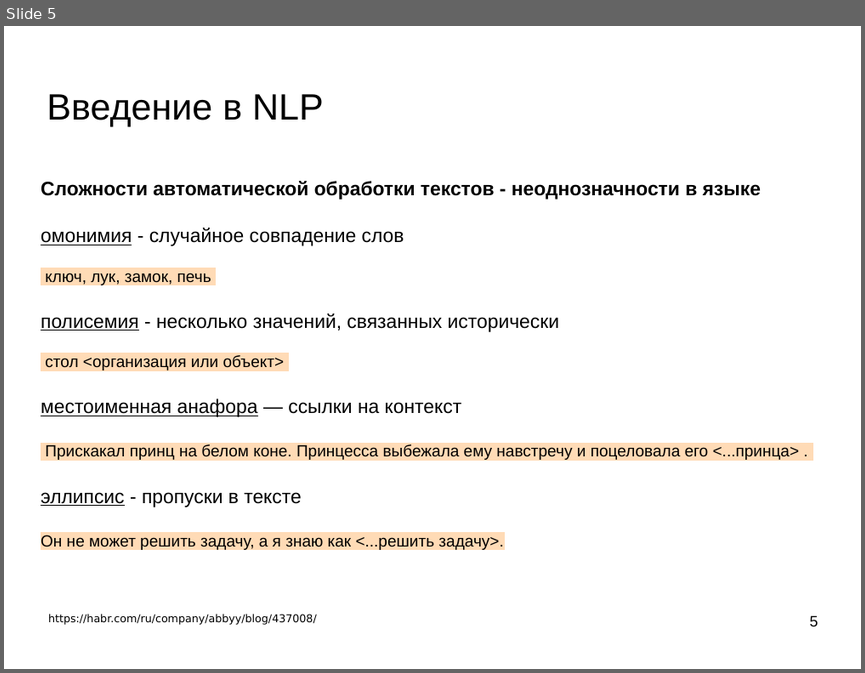
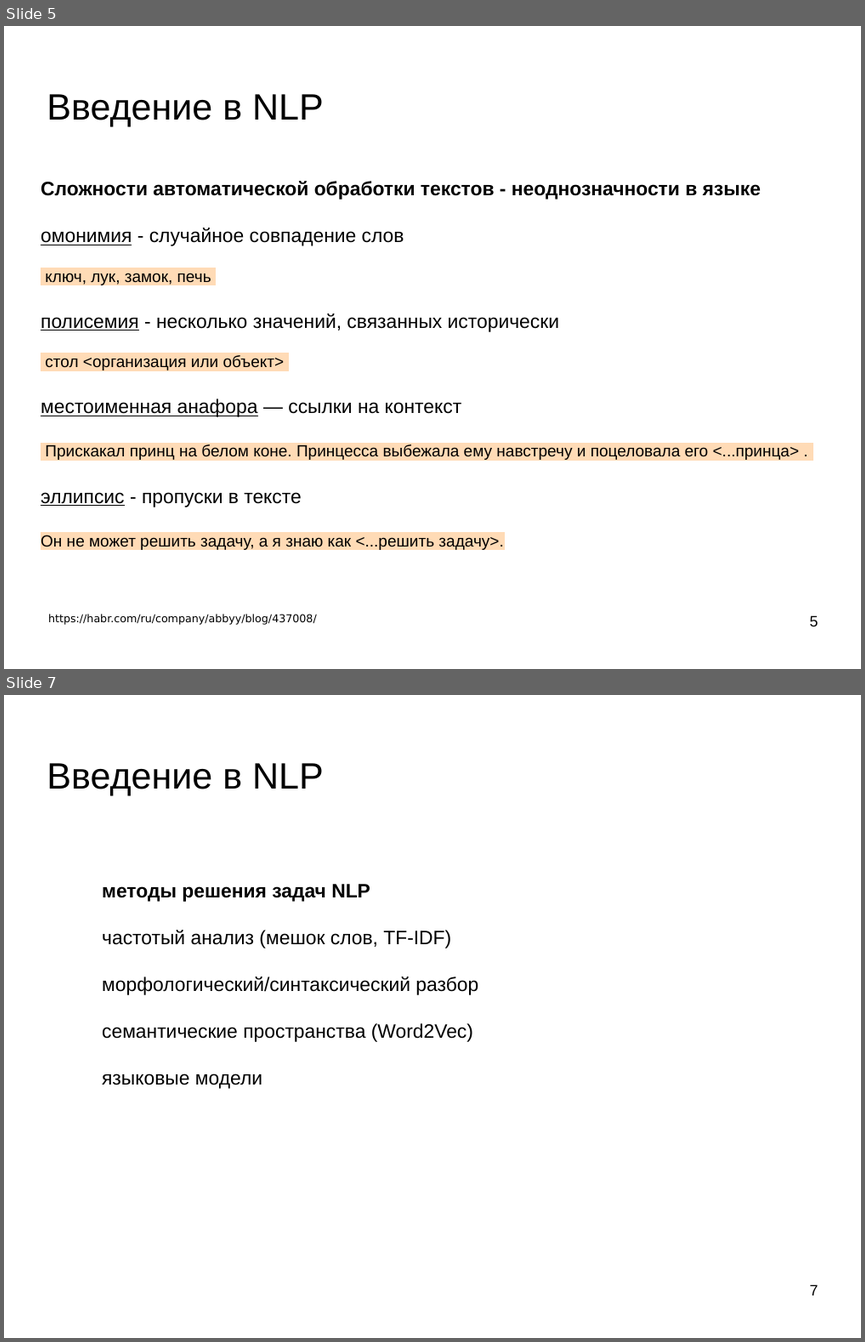
Before and after one commit to mechanoid5/ml_nlp_2022, a slide deck: 01-intro.odp. Shown one above the other, each under a label of ours: slide 5 before the commit, slides 5 and 7 after it; the slides between them are not shown. The pictures are 865x673 and 865x1342 pixels, drawn with LibreOffice and Linux fonts; fonts in the diff are those of the drawing; background and template pictures are left out. Boxes give left, top, right and bottom in pixels: in the first picture for what was removed or moved away, otherwise in the second. Text is boxed around its words. In the diff, an @@ line names an element or a change of style, - is before the commit and + after.

```diff
--- a/01-intro.odp
+++ b/01-intro.odp
@@ slide 7 added at <box>4,695,861,1338</box>, background picture (left out) @@
@@ title added at <box>46,763,324,796</box>, 33.9 pt, text #000000 @@
+Введение в NLP
@@ text added at <box>102,884,478,1089</box>, 18 pt, text #000000 @@
+методы решения задач NLP
+частотый анализ (мешок слов, TF-IDF)
+морфологический/синтаксический разбор
+семантические пространства (Word2Vec)
+языковые модели
@@ page number added at <box>810,1284,818,1295</box>, 14 pt, text #000000 @@
+7
```
Also in this commit, not shown: 1 slide changed, 1 other slide added, 2 slides removed, 15 other files.
